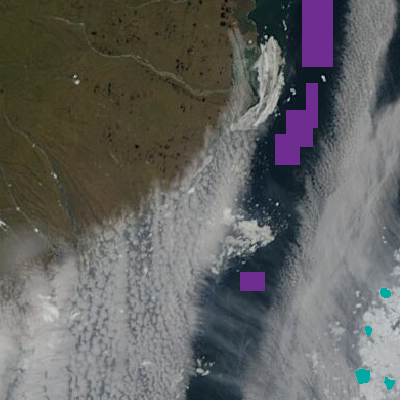
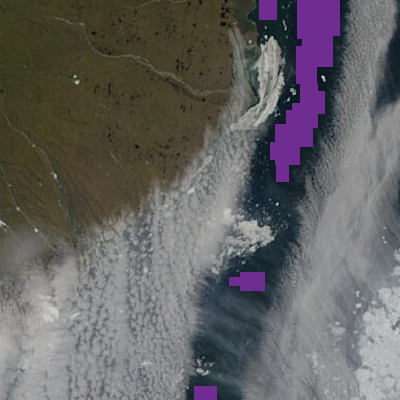
Revision of a layered 400px x 400px image; what changed, layer by layer:
hid "ice floes" over [355, 288, 395, 390]
painted on "water samples" (2nd of 2) over [194, 0, 340, 400]
